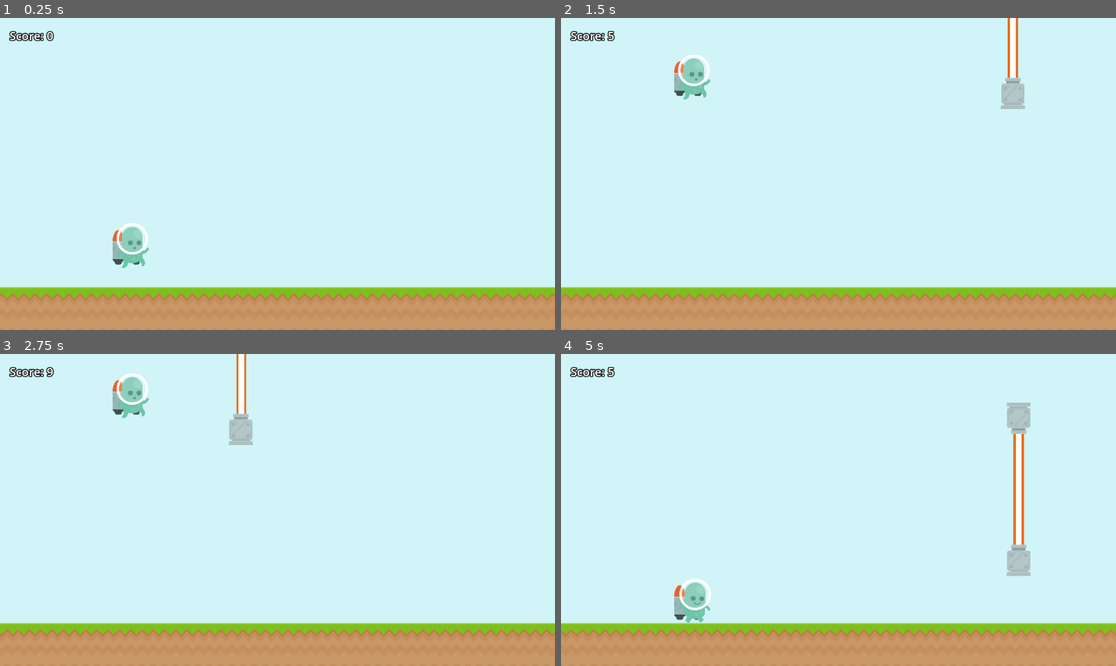
Above: before the commit, frames 1-4 (two rows, left to right).
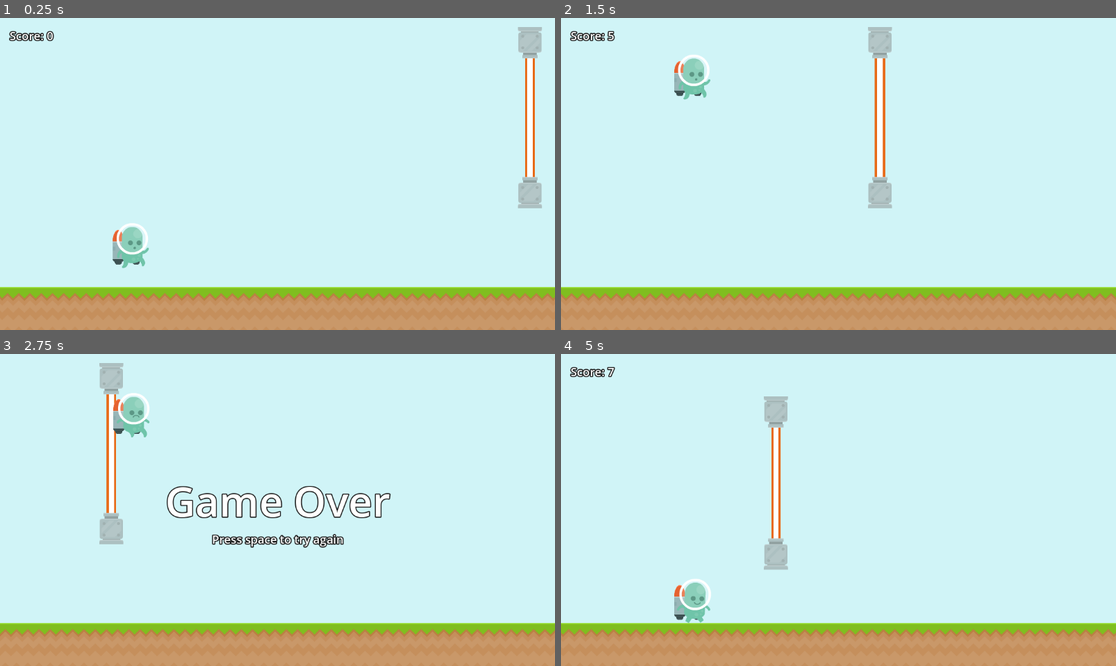
Above: after the commit, the same moments.

Repository: dsaltares/20-game-challenge
Game: Godot game, scene res://main.tscn
Two runs of this game, one before a commit and one after it. Both use one fixed random seed, a clock stepped at 60 frames per second and the inputs below.
Inputs:
- Up to frame 1 (0.25 s): no input
- Up to frame 2 (1.5 s): hold Space (boost) 0.53-1.28 s; tap Space (boost) at 1.35 s
- Up to frame 3 (2.75 s): hold Space (boost) from 2.03 s (still down)
- Up to frame 4 (5 s): release Space (boost) at 2.78 s; tap Space (boost) at 2.85, 3.5, 4.35 s; hold Space (boost) 3.53-4.28 s

The runs differ from the first frame. In frame 1, 2.5% of the frame differs, in the area x 0-100%, y 2-91%; in frame 2, 3.3%; in frame 3, 6.4%, in the area x 0-100%, y 0-90%; in frame 4, 3.7%.

Commit message:
fix: 02 - correct procedural laser spawning

Diff:
--- a/02-jetpack-joyride-clone/game_camera.gd
+++ b/02-jetpack-joyride-clone/game_camera.gd
@@ -6,9 +6,12 @@
 @export var target : Player
 
 func _physics_process(_delta: float) -> void:
+	if not target:
+		return
+
 	global_position.x = target.global_position.x
 
 func get_rect() -> Rect2:
 	var viewport_size := get_viewport().get_visible_rect().size
 	var half_viewport_size := viewport_size * 0.5 * zoom
-	return Rect2(global_position - half_viewport_size, viewport_size * zoom)
+	return Rect2(global_position + offset - half_viewport_size, viewport_size * zoom)
--- a/02-jetpack-joyride-clone/infinite_ground.gd
+++ b/02-jetpack-joyride-clone/infinite_ground.gd
@@ -27,3 +27,7 @@
 	)
 	var layer_rect := Rect2(layer.global_position, layer_size)
 	return camera.get_rect().intersects(layer_rect)
+
+func get_ground_position() -> float:
+	var layer : TileMapLayer = get_child(0)
+	return layer.global_position.y
--- a/02-jetpack-joyride-clone/infinite_ground.tscn
+++ b/02-jetpack-joyride-clone/infinite_ground.tscn
@@ -22,16 +22,16 @@
 script = ExtResource("1_4bm11")
 
 [node name="TileMapLayer" type="TileMapLayer" parent="."]
-position = Vector2(-210, 560)
+position = Vector2(-1154, 560)
 tile_map_data = PackedByteArray("AAAAAAAAAAAAAAEAAAABAAEAAAAAAAAAAAABAAAAAAAAAAEAAAACAAAAAAAAAAEAAAADAAAAAAAAAAEAAAAEAA …(560 unchanged characters)…
 tile_set = SubResource("TileSet_rmuvh")
 
 [node name="TileMapLayer2" type="TileMapLayer" parent="."]
-position = Vector2(1190, 560)
+position = Vector2(246, 560)
 tile_map_data = PackedByteArray("AAAAAAAAAAAAAAEAAAABAAEAAAAAAAAAAAABAAAAAAAAAAEAAAACAAAAAAAAAAEAAAADAAAAAAAAAAEAAAAEAA …(560 unchanged characters)…
 tile_set = SubResource("TileSet_rmuvh")
 
 [node name="TileMapLayer3" type="TileMapLayer" parent="."]
-position = Vector2(2590, 560)
+position = Vector2(1646, 560)
 tile_map_data = PackedByteArray("AAAAAAAAAAAAAAEAAAABAAEAAAAAAAAAAAABAAAAAAAAAAEAAAACAAAAAAAAAAEAAAADAAAAAAAAAAEAAAAEAA …(560 unchanged characters)…
 tile_set = SubResource("TileSet_rmuvh")
--- a/02-jetpack-joyride-clone/main.gd
+++ b/02-jetpack-joyride-clone/main.gd
@@ -10,9 +10,14 @@
 
 @onready var player: Player = %Player
 @onready var ui: UserInterface = %UI
+@onready var procedural_environment: ProceduralEnvironment = $ProceduralEnvironment
+@onready var infinite_ground: InfiniteGround = $InfiniteGround
 
 var score := 0
 var state := State.GAME
+
+func _ready() -> void:
+	procedural_environment.ground_position = infinite_ground.get_ground_position()
 
 func _physics_process(delta: float) -> void:
 	if state == State.GAME:
@@ -22,6 +27,7 @@
 
 func _update_game(_delta: float) -> void:
 	score = int(player.get_moved_distance() / 100)
+	procedural_environment.score = score
 
 func _update_ui() -> void:
 	ui.score = score
--- a/02-jetpack-joyride-clone/procedural_environment.gd
+++ b/02-jetpack-joyride-clone/procedural_environment.gd
@@ -4,22 +4,41 @@
 const LaserScene := preload('res://laser.tscn')
 
 @export var camera : GameCamera
-
 @export var min_laser_height := 70
 @export var max_laser_height := 300
 @export var min_laser_length := 100
 @export var max_laser_length := 600
 
+const obstacle_probabilities := [
+	{
+		'threshold': 0,
+		'probabilities': Vector3(1.0, 0.0, 0.0),
+	},
+	{
+		'threshold': 50,
+		'probabilities': Vector3(0.25, 0.75, 0.0),
+	},
+	{
+		'threshold': 500,
+		'probabilities': Vector3(0.15, 0.5, 0.45),
+	},
+]
+
 var laser: Laser
+var score := 0
+var ground_position := 0.0 : set = set_ground_position
 
 func _ready() -> void:
 	laser = LaserScene.instantiate()
 	add_child(laser)
-	_randomize_laser_ahead()
 
-func _physics_process(delta: float) -> void:
+func _physics_process(_delta: float) -> void:
 	if _is_laser_behind():
 		_randomize_laser_ahead()
+
+func set_ground_position(new_pos: float) -> void:
+	ground_position = new_pos
+	_randomize_laser_ahead()
 
 func _randomize_laser_ahead() -> void:
 	if randf() > 0.5:
@@ -35,10 +54,10 @@
 	var laser_rect := laser.get_rect()
 	var camera_rect := camera.get_rect()
 
-	laser.global_position.x = camera.global_position.x + camera_rect.size.x + laser_rect.size.x * 0.5
+	laser.global_position.x = camera_rect.position.x + camera_rect.size.x + laser_rect.size.x * 0.5
 	laser.global_position.y = randf_range(
-		camera.global_position.y - laser_rect.size.y,
-		camera.global_position.y + laser_rect.size.y,
+		camera_rect.position.y + laser_rect.size.y * 0.5,
+		ground_position - laser_rect.size.y * 0.5,
 	)
 
 func _is_laser_behind() -> bool:
@@ -47,4 +66,29 @@
 func _is_laser_in_viewport() -> bool:
 	var camera_rect := camera.get_rect()
 	var laser_rect := laser.get_rect()
-	return camera_rect.intersects(laser_rect) or laser_rect.intersects(camera_rect)
+	return camera_rect.intersects(laser_rect)
+
+func _randomize_obstacle_count() -> int:
+	var selected_idx := 0
+	for idx in range(obstacle_probabilities.size()):
+		var current = obstacle_probabilities[idx]
+		if current['threshold'] <= score:
+			selected_idx = idx
+
+	var selected = obstacle_probabilities[selected_idx]
+	var next = selected
+	if selected_idx < obstacle_probabilities.size() - 1:
+		next = obstacle_probabilities[selected_idx + 1]
+
+	var interval_size : int = next['threshold'] - selected['threshold']
+	var weight := 1.0
+	if interval_size > 0:
+		weight = (score - selected['threshold']) / float(interval_size)
+
+	var probabilities := (selected['probabilities'] as Vector3).lerp((next['probabilities'] as Vector3), weight)
+	var roll := randf()
+	if roll < probabilities.x:
+		return 1
+	if roll < probabilities.x + probabilities.y:
+		return 2
+	return 3
